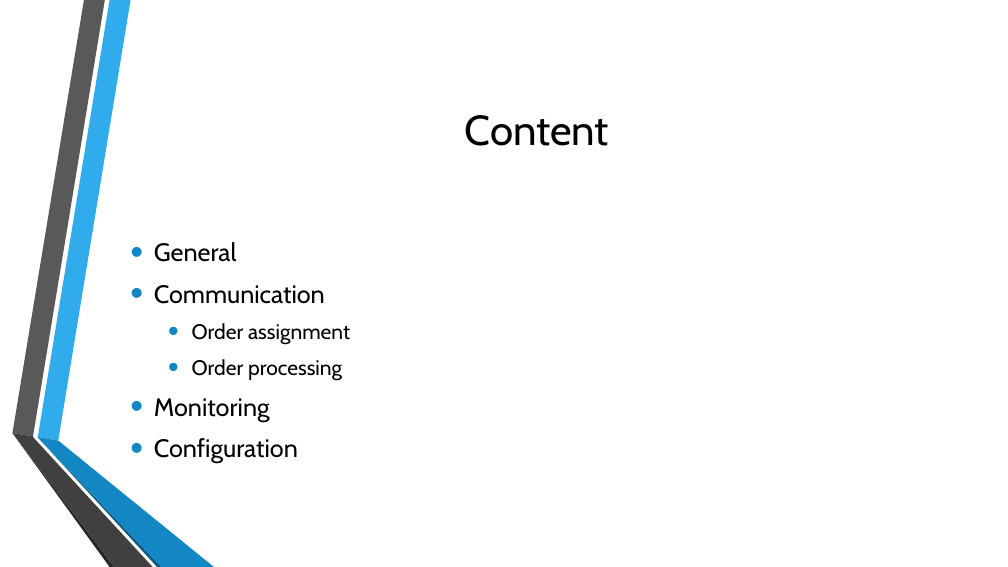
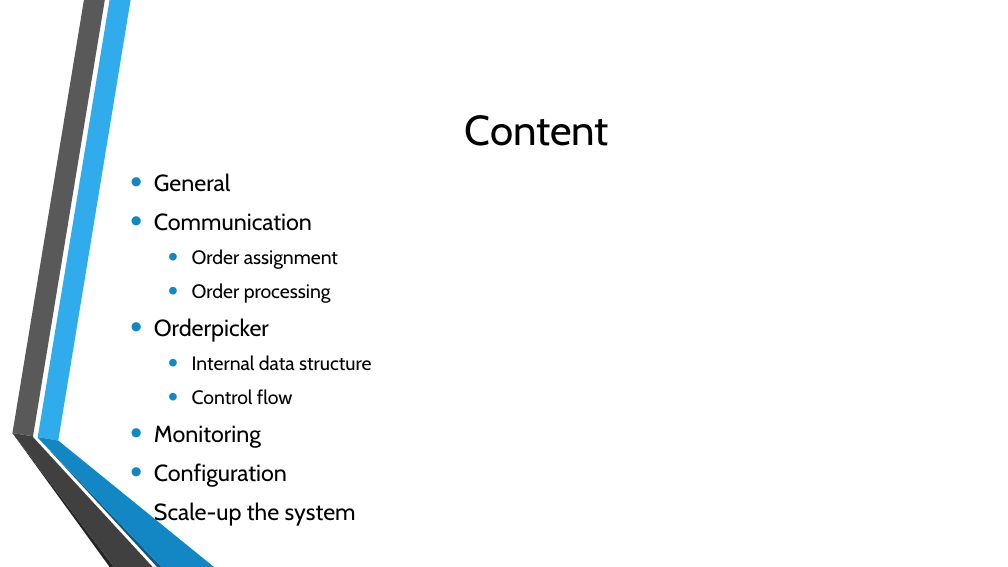
Before and after one commit to autarchprinceps/Multiagent-Warehouse, a slide deck: slide 2 of Documentation/Präsentation.pptx. Drawn at 1008x567 pixels with LibreOffice and Linux fonts; fonts in the diff are those of the drawing; background and template pictures are left out. Boxes give left, top, right and bottom in pixels: in the first picture for what was removed or moved away, otherwise in the second. Text is boxed around its words. In the diff, an @@ line names an element or a change of style, - is before the commit and + after.

Commit message:
my slides added for the presentation

```diff
--- a/Documentation/Präsentation.pptx
+++ b/Documentation/Präsentation.pptx
@@ text "General": place and size @@
-text "General" at (154, 242, 350, 463)
+text "General" at (154, 173, 371, 526)
@@ text at (154, 173, 338, 487): size 24 to 22.2 pt in "General", "Communication", "Monitoring", "Configuration"; size 20 to 18.5 pt in "Order assignment", "Order processing" @@
@@ text at (154, 318, 371, 405): paragraphs added @@
+• Orderpicker
+  • Internal data structure
+  • Control flow
@@ text at (154, 502, 356, 526): paragraph added @@
+• Scale-up the system
```
Also in this commit, not shown: 1 other slide changed, 3 slides added, 2 other files.
